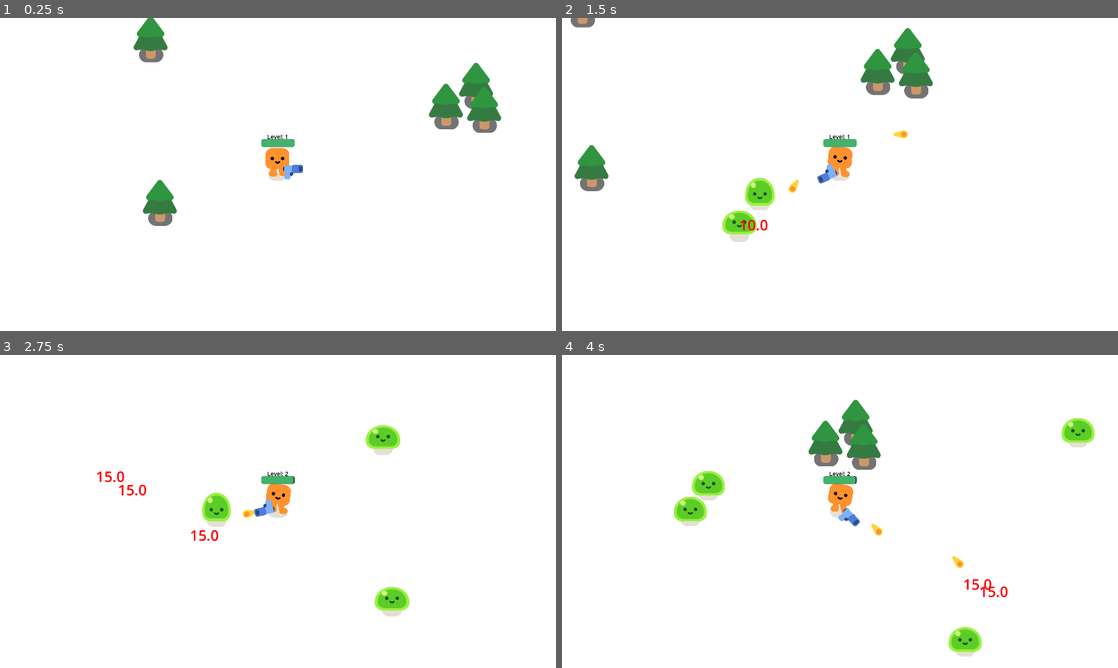
Above: before the commit, frames 1-4 (two rows, left to right).
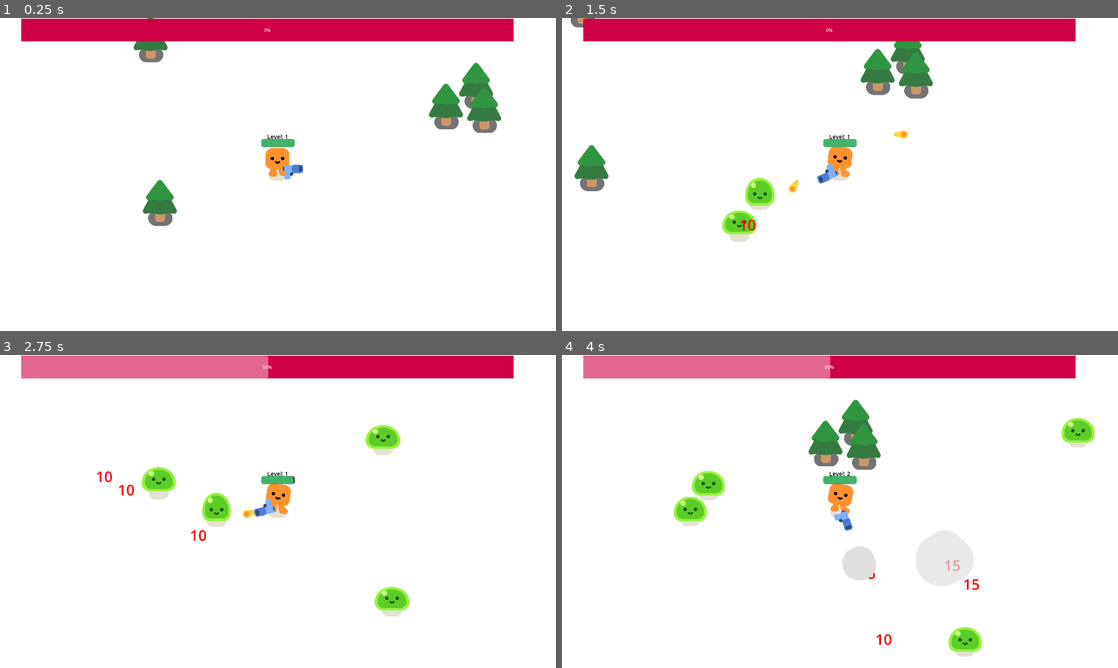
Above: after the commit, the same moments.

Repository: vpham927/survivorclone
Game: Godot game, scene res://survivors_game.tscn
The game is run twice, just before and just after one commit, with the same random seed, the same clock (stepped at 60 frames per second) and the same inputs.
Inputs:
- Up to frame 1 (0.25 s): no input
- Up to frame 2 (1.5 s): hold D (move_right) 0.53-1.28 s; hold S (move_down) from 1.28 s (still down)
- Up to frame 3 (2.75 s): release S (move_down) at 2.03 s; hold D (move_right) from 2.03 s (still down)
- Up to frame 4 (4 s): release D (move_right) at 2.78 s; hold W (move_up) 2.78-3.53 s; hold A (move_left) from 3.53 s (still down)

The runs differ from the first frame. In frame 1, 6.5% of the frame differs, in the area x 3-93%, y 0-8%; in frame 2, 6.5%; in frame 3, 7.1%; in frame 4, 7.5%, in the area x 3-93%, y 0-93%.

Commit message:
exp bar

Diff:
--- a/DamageText.gd
+++ b/DamageText.gd
@@ -1,4 +1,5 @@
 extends Label
+#This script is used to display damage text on the screen
 
 @export var text_speed := Vector2(0, -30)
 @export var fade_out_timer := 1.0
--- a/bullet.gd
+++ b/bullet.gd
@@ -1,15 +1,15 @@
 extends Area2D
 
 var travelled_distance = 0.0
-var damage = 10.0  # Base damage value
+var damage = 10  # Base damage value
 
 func set_damage_from_level(level: int) -> void:
-	damage = 10.0 + (level - 1) * 5.0  # Increase damage by 5 per level
+	damage = 10 + (level - 1) * 5  # Increase damage by 5 per level
 	print("Bullet created with damage: ", damage)
 
 func _physics_process(delta: float) -> void:
-	const SPEED = 500.0
-	const RANGE = 1200.0
+	const SPEED = 500
+	const RANGE = 1200
 	var direction = Vector2.RIGHT.rotated(rotation)
 	position += direction * SPEED * delta
 	 #destroy bullet after travelled distance
--- a/characters/happy_boo/happy_boo.tscn
+++ b/characters/happy_boo/happy_boo.tscn
@@ -585,10 +585,10 @@
 
 [node name="AnimationPlayer" type="AnimationPlayer" parent="."]
 unique_name_in_owner = true
+libraries = {
+&"": SubResource("AnimationLibrary_wrcpu")
+}
 playback_default_blend_time = 0.2
-libraries = {
-"": SubResource("AnimationLibrary_wrcpu")
-}
 
 [node name="GroundShadow" type="Sprite2D" parent="."]
 modulate = Color(0.898039, 0.878431, 0.831373, 1)
--- a/mob.gd
+++ b/mob.gd
@@ -16,7 +16,7 @@
 	velocity = direction * 300.0
 	move_and_slide()
  # function to take damage
-func take_damage(damage_amount: float = 10.0):
+func take_damage(damage_amount: int = 10):
 	health -= damage_amount
 	%Slime.play_hurt()
 	var damage_text_instance = damage_text.instantiate()
@@ -31,7 +31,7 @@
 		var smoke = SMOKE_SCENCE.instantiate()
 		get_parent().add_child(smoke)
 		smoke.global_position = global_position
-		player.gain_experience(10)
+		player.gain_experience(50)
 		print(player.experience)
 
 
--- a/player.gd
+++ b/player.gd
@@ -4,7 +4,7 @@
 signal level_increased(new_level)
 
 var health = 100.0
-var experience = 90
+var experience = 0
 var level = 1
 var experience_to_next_level = 100  # Base XP needed for first level up
 
@@ -16,6 +16,8 @@
 
 func gain_experience(amount: int) -> void:
 	experience += amount
+	%ExpBar.max_value = experience_to_next_level
+	%ExpBar.value = experience
 	while experience >= experience_to_next_level:
 		level_up()
 
@@ -23,10 +25,15 @@
 	level += 1
 	experience -= experience_to_next_level
 	experience_to_next_level = calculate_experience_requirement(level)
-	health = 100.0  # Restore health on level up
 	level_increased.emit(level)
 	print("You are now level: ", level)
 	%LevelLabel.text = "Level: " + str(level)
+	print("Health: ", health)
+	restore_health()
+
+func restore_health() -> void:
+	health = 100.0
+	%HealthBar.value = health
 
 func _physics_process(delta):
 	var direction = Input.get_vector("move_left","move_right","move_up","move_down")
@@ -38,10 +45,10 @@
 	else:
 		%HappyBoo.play_idle_animation()
 
-	const DAMAGE_RATE = 50.0
+	const DAMAGE_RATE = 50
 	var overlappping_mobs = %HurtBox.get_overlapping_bodies()
 	if overlappping_mobs.size() > 0:
 		health -= DAMAGE_RATE * overlappping_mobs.size() * delta
-		%ProgressBar.value = health
+		%HealthBar.value = health
 		if health <= 0.0:
 			health_depleted.emit()
--- a/player.tscn
+++ b/player.tscn
@@ -23,6 +23,9 @@
 corner_radius_top_right = 8
 corner_radius_bottom_right = 8
 corner_radius_bottom_left = 8
+
+[sub_resource type="StyleBoxFlat" id="StyleBoxFlat_sweqy"]
+bg_color = Color(0.807843, 0, 0.270588, 1)
 
 [node name="Player" type="CharacterBody2D"]
 script = ExtResource("1_onrkg")
@@ -61,7 +64,7 @@
 text = "Level: 1"
 horizontal_alignment = 1
 
-[node name="ProgressBar" type="ProgressBar" parent="."]
+[node name="HealthBar" type="ProgressBar" parent="."]
 unique_name_in_owner = true
 offset_left = -58.0
 offset_top = -122.0
@@ -71,3 +74,11 @@
 theme_override_styles/fill = SubResource("StyleBoxFlat_hqtel")
 value = 100.0
 show_percentage = false
+
+[node name="ExpBar" type="ProgressBar" parent="."]
+unique_name_in_owner = true
+offset_left = -887.0
+offset_top = -537.0
+offset_right = 814.0
+offset_bottom = -460.0
+theme_override_styles/background = SubResource("StyleBoxFlat_sweqy")
Not shown: 1 places in player.tscn that only renumber resources
